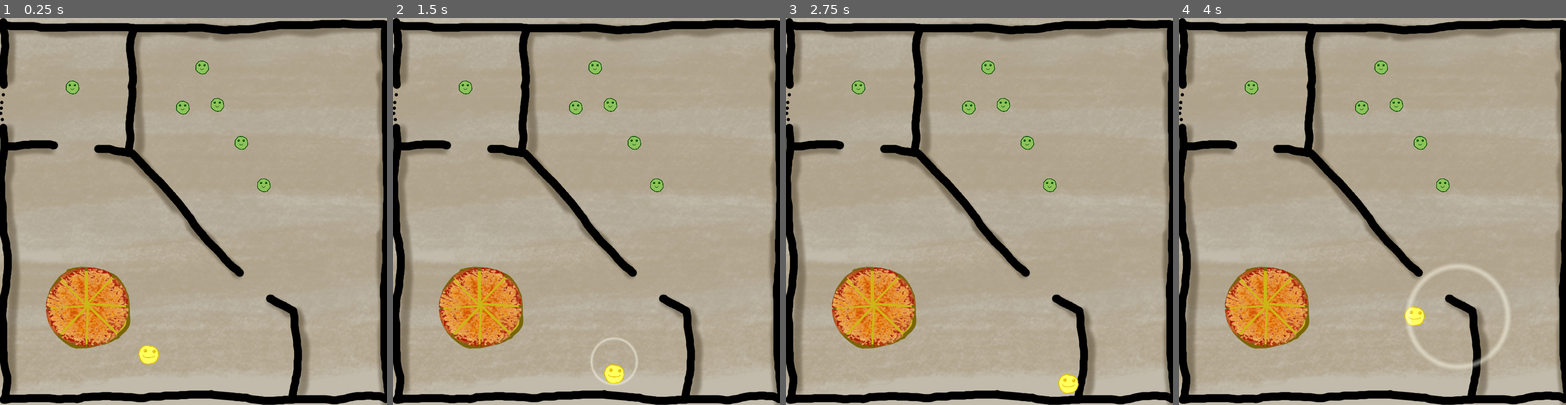
Above: before the commit, frames 1-4 (left to right).
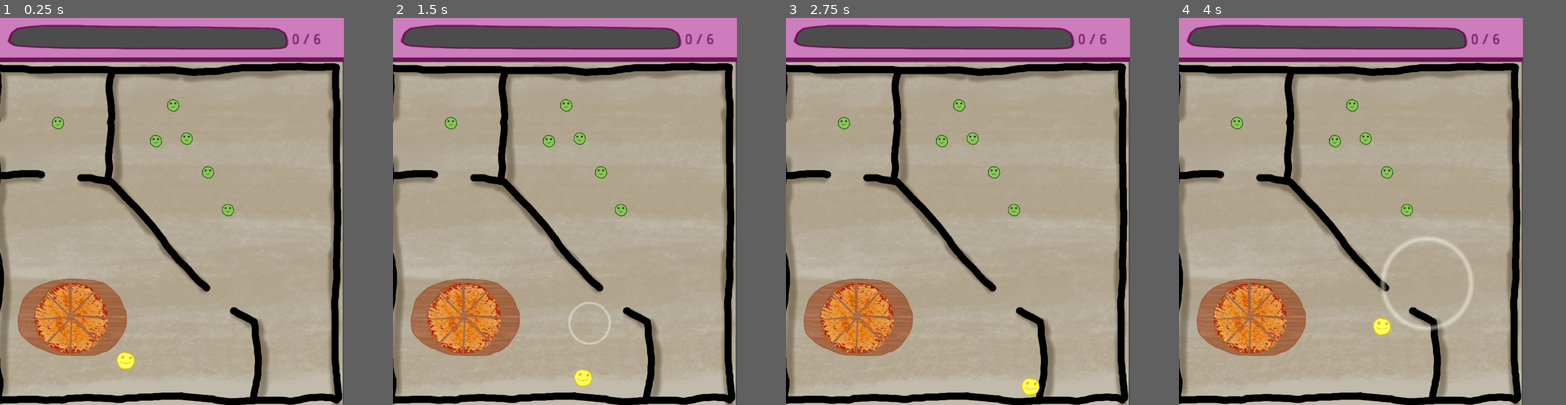
Above: after the commit, the same moments.

Repository: jalarimar/pizza
Game: Godot game, scene res://Level 1.tscn
Two runs of this game, one before a commit and one after it. Both use one fixed random seed, a clock stepped at 60 frames per second and the inputs below.
Inputs (mouse positions are in pixels of both pictures, inside the frame that each line leads up to):
- Up to frame 1 (0.25 s): no input
- Up to frame 2 (1.5 s): tap Enter at 0.5 s; move the mouse to (609, 103) at 0.52 s; hold D (right) 0.53-1.28 s; hold Space (space) 0.53-1.28 s; move the mouse to (632, 141) at 1.27 s; hold S (down) from 1.28 s (still down); tap Space (space) at 1.35 s
- Up to frame 3 (2.75 s): move the mouse to (1049, 184) at 2.02 s; release S (down) at 2.03 s; hold D (right) from 2.03 s (still down); hold Space (space) from 2.03 s (still down)
- Up to frame 4 (4 s): move the mouse to (1360, 107) at 2.77 s; release D (right) at 2.78 s; release Space (space) at 2.78 s; hold W (up) 2.78-3.53 s; tap Space (space) at 2.85 s; move the mouse to (1380, 68) at 3.52 s; hold A (left) from 3.53 s (still down); hold Space (space) from 3.53 s (still down)
In our replay, the window is 800x800 before the commit and 711x800 after it. These sizes can differ from the game's own. Grey fills any space a smaller window leaves; there, only what the larger window draws over its background counts as a difference.

The runs differ from the first frame. In frame 1, 42% of the frame differs, in the area x 0-100%, y 0-100%; in frame 2, 43%; in frame 3, 42%; in frame 4, 44%.

Commit message:
add score bar

Diff:
--- a/Friend.gd
+++ b/Friend.gd
@@ -1,10 +1,11 @@
 extends KinematicBody2D
 signal speak_pizza
+signal eat
 
 var speak_range = 1      # 1, 2, 3
 var is_chatty = false
 var hungryness = 1    # 1, 2, 3
-var coolness = 0      # -5, 1, 5, 20
+var coolness = 1      # -5, 1, 5, 20
 var is_aware = false
 var direction = Vector2.UP
 var speed = 200
@@ -38,6 +39,7 @@
         target.be_eaten(position)
         yield(target, "eaten")
         target = null
+        emit_signal("eat", coolness)
 
 
 func make_comments():
--- a/Level 1.tscn
+++ b/Level 1.tscn
@@ -1,9 +1,9 @@
-[gd_scene load_steps=20 format=2]
+[gd_scene load_steps=21 format=2]
 
 [ext_resource path="res://level1.png" type="Texture" id=1]
 [ext_resource path="res://NotificationController.tscn" type="PackedScene" id=2]
 [ext_resource path="res://PizzaBox.gd" type="Script" id=3]
-[ext_resource path="res://person_normal.png" type="Texture" id=4]
+[ext_resource path="res://table.png" type="Texture" id=4]
 [ext_resource path="res://Pizza.tscn" type="PackedScene" id=5]
 [ext_resource path="res://cheese_pizza1.png" type="Texture" id=6]
 [ext_resource path="res://cheese_pizza2.png" type="Texture" id=7]
@@ -16,19 +16,21 @@
 [ext_resource path="res://Player.tscn" type="PackedScene" id=14]
 [ext_resource path="res://Friend.tscn" type="PackedScene" id=15]
 [ext_resource path="res://FriendNavigator.gd" type="Script" id=16]
+[ext_resource path="res://ScoreBar.tscn" type="PackedScene" id=17]
+
+[sub_resource type="CircleShape2D" id=1]
+radius = 77.214
 
 [sub_resource type="CircleShape2D" id=2]
-radius = 77.214
-
-[sub_resource type="CircleShape2D" id=3]
 radius = 98.2222
 
-[sub_resource type="NavigationPolygon" id=1]
+[sub_resource type="NavigationPolygon" id=3]
 vertices = PoolVector2Array( 264, 27, 261, 264, 167, 242, 16, 29, 590, 778, 19, 776, 15, 274, 137, 294, 604, 703, 136, 239, 19, 253, 166, 295, 494, 576, 283, 24, 786, 23, 793, 773, 621, 597, 635, 783, 554, 541, 540, 525, 515, 586, 595, 615, 264, 289, 281, 274 )
 polygons = [ PoolIntArray( 0, 1, 2, 3 ), PoolIntArray( 4, 5, 6, 7, 8 ), PoolIntArray( 9, 10, 3 ), PoolIntArray( 9, 3, 2 …(297 unchanged characters)…
 outlines = [ PoolVector2Array( 16, 29, 264, 27, 261, 264, 167, 242, 166, 295, 264, 289, 494, 576, 540, 525, 281, 274, 283, 24, 786, 23, 793, 773, 635, 783, 621, 597, 554, 541, 515, 586, 595, 615, 604, 703, 590, 778, 19, 776, 15, 274, 137, 294, 136, 239, 19, 253 ) ]
 
 [node name="Level 1" type="Node2D"]
+position = Vector2( -15.0734, 100.991 )
 
 [node name="background" type="Sprite" parent="."]
 position = Vector2( 403.129, 401.197 )
@@ -54,14 +56,15 @@
 
 [node name="CollisionShape2D2" type="CollisionShape2D" parent="Pizza/PizzaBox/StaticBody2D"]
 position = Vector2( 2.33264, -2.3327 )
-shape = SubResource( 2 )
+shape = SubResource( 1 )
 
 [node name="CollisionShape2D" type="CollisionShape2D" parent="Pizza/PizzaBox"]
 position = Vector2( 2.33264, -2.3327 )
-shape = SubResource( 3 )
+shape = SubResource( 2 )
 
-[node name="Sprite" type="Sprite" parent="Pizza/PizzaBox"]
-scale = Vector2( 0.767777, 0.767777 )
+[node name="Table" type="Sprite" parent="Pizza/PizzaBox"]
+position = Vector2( -10.2913, 15.5972 )
+scale = Vector2( 0.319832, 0.319519 )
 texture = ExtResource( 4 )
 
 [node name="Pizza" parent="Pizza" instance=ExtResource( 5 )]
@@ -153,6 +156,9 @@
 script = ExtResource( 16 )
 
 [node name="NavigationPolygonInstance2" type="NavigationPolygonInstance" parent="NavigationController"]
-navpoly = SubResource( 1 )
+navpoly = SubResource( 3 )
 
+[node name="ScoreBar" parent="." instance=ExtResource( 17 )]
+position = Vector2( 468.405, 406.926 )
+scale = Vector2( 1.0039, 0.995431 )
 [connection signal="body_entered" from="Pizza/PizzaBox" to="Pizza/PizzaBox" method="on_body_enter"]
--- /dev/null
+++ b/ScoreBar.gd
@@ -0,0 +1,16 @@
+extends Node2D
+
+var nFriends = 0
+var currentScore = 0
+
+func _ready():
+	for friend in get_tree().get_nodes_in_group("friend"):
+		nFriends += 1
+		friend.connect("eat", self, "add_to_score")
+
+# Called every frame. 'delta' is the elapsed time since the previous frame.
+func _process(delta):
+	$RichTextLabel.text = str(currentScore) + " / " + str(nFriends)
+
+func add_to_score(coolness):
+	currentScore += coolness
--- /dev/null
+++ b/ScoreBar.tscn
@@ -0,0 +1,26 @@
+[gd_scene load_steps=4 format=2]
+
+[ext_resource path="res://ScoreBar.gd" type="Script" id=1]
+[ext_resource path="res://green_bar.png" type="Texture" id=2]
+[ext_resource path="res://score bar.png" type="Texture" id=3]
+
+[node name="ScoreBar" type="Node2D"]
+position = Vector2( 375.531, 397.8 )
+scale = Vector2( 0.787885, 0.781239 )
+script = ExtResource( 1 )
+
+[node name="Green bar" type="Sprite" parent="."]
+position = Vector2( -945.487, -466.427 )
+texture = ExtResource( 2 )
+
+[node name="Score bar" type="Sprite" parent="."]
+texture = ExtResource( 3 )
+
+[node name="RichTextLabel" type="RichTextLabel" parent="."]
+modulate = Color( 0.396078, 0.00392157, 0.352941, 1 )
+margin_left = 223.515
+margin_top = -475.033
+margin_right = 323.515
+margin_bottom = -435.033
+rect_scale = Vector2( 2.37069, 2.37069 )
+text = "1 / 2"
--- a/project.godot
+++ b/project.godot
@@ -22,7 +22,7 @@
 [display]
 
 window/size/width=800
-window/size/height=800
+window/size/height=900
 
 [input]
 
Binary file added: green_bar.png
Not shown, added: green_bar.png.import
Binary file added: score bar.png
Not shown, added: score bar.png.import
Not shown, added: table.png.import
Not shown, added: green_bar.kra
Not shown, changed: score bar.kra
